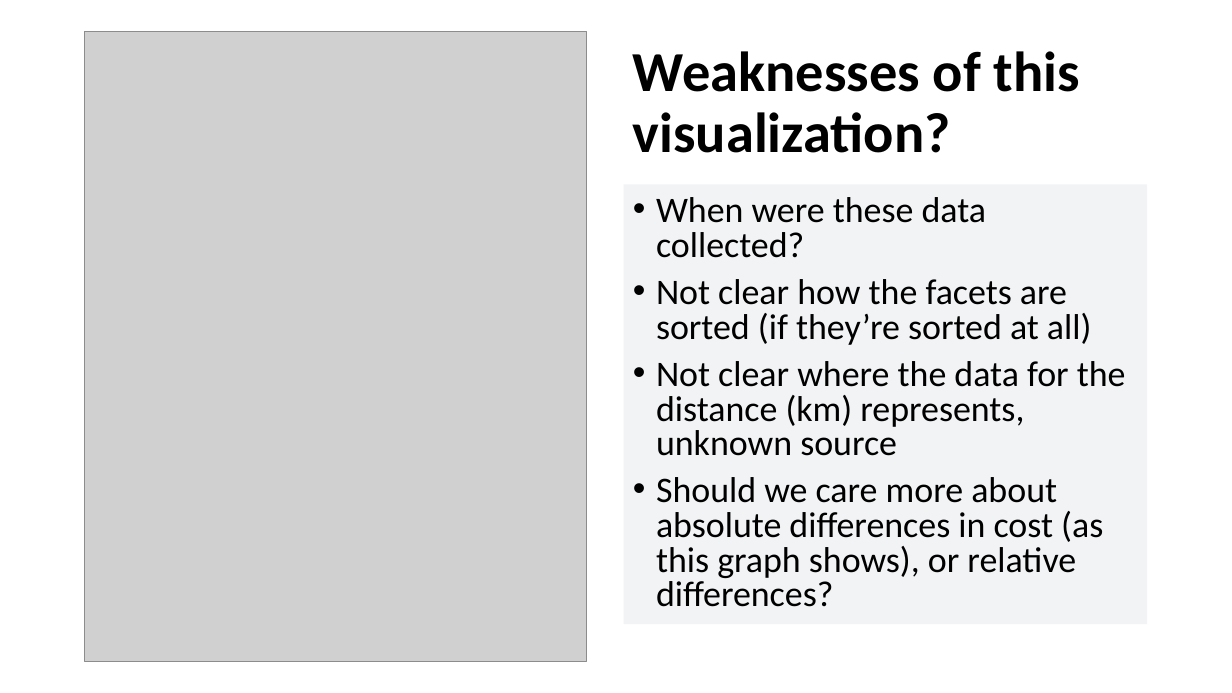
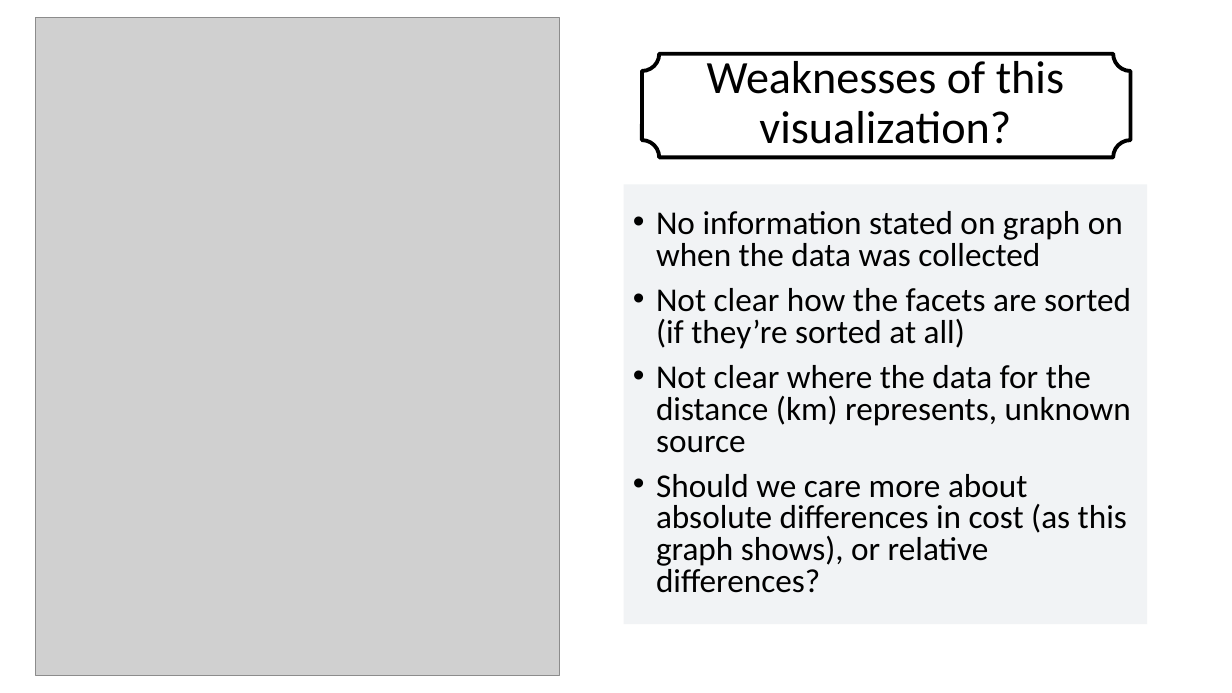
Before and after one commit to suyinlee23/MakeOverMonday_MAT_8790_LeazisLee, a slide deck: slide 4 of Trains vs Planes.pptx. Drawn at 1232x693 pixels with LibreOffice and Linux fonts; fonts in the diff are those of the drawing; grey boxes stand for pictures; background and template pictures are left out. Boxes give left, top, right and bottom in pixels: in the first picture for what was removed or moved away, otherwise in the second. Text is boxed around its words. In the diff, an @@ line names an element or a change of style, - is before the commit and + after.

```diff
--- a/Trains vs Planes.pptx
+++ b/Trains vs Planes.pptx
@@ picture: place and size @@
-picture at <box>85,31,588,662</box>
+picture at <box>36,18,560,675</box>
@@ title "Weaknesses of this visualization?": place and size @@
-title "Weaknesses of this visualization?" at <box>633,51,1080,153</box>
+title "Weaknesses of this visualization?" at <box>624,37,1148,171</box>
@@ title "Weaknesses of this visualization?" at <box>624,37,1148,171</box>: size 44 to 36 pt, bold off; alignment left to centre; fill none to #FFFFFF at 82% opacity @@
@@ plaque added at <box>642,54,1131,157</box>, outline #000000 3 pt @@
@@ text at <box>656,211,1123,267</box>: text changed; size 28 to 25.9 pt @@
-• When were these data collected?
+• No information stated on graph on when the data was collected
@@ text at <box>656,288,1131,593</box>: size 28 to 25.9 pt in "Not clear how the facets are sorted ...", "Not clear where the data for the ...", "Should we care more about absolute differences ..." @@
```
Also in this commit, not shown: 7 other slides changed, 5 slides added, 4 slides removed.
